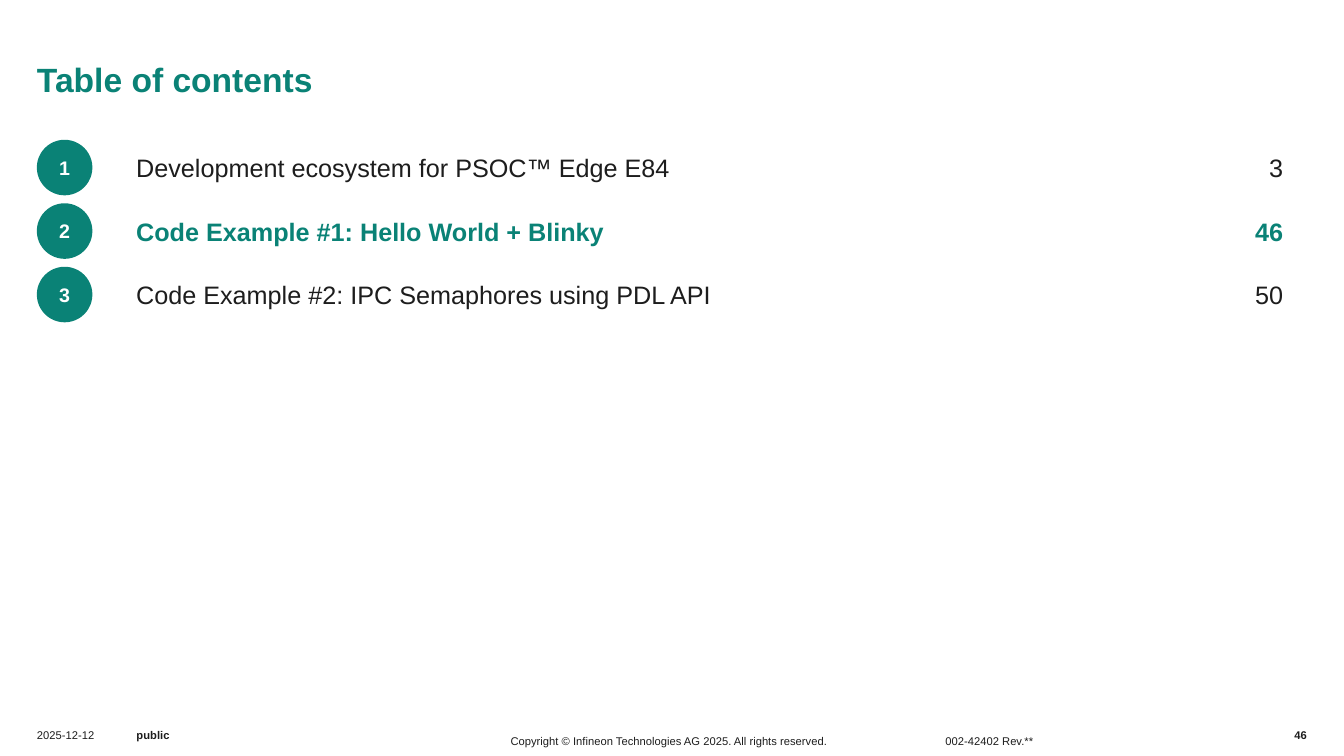
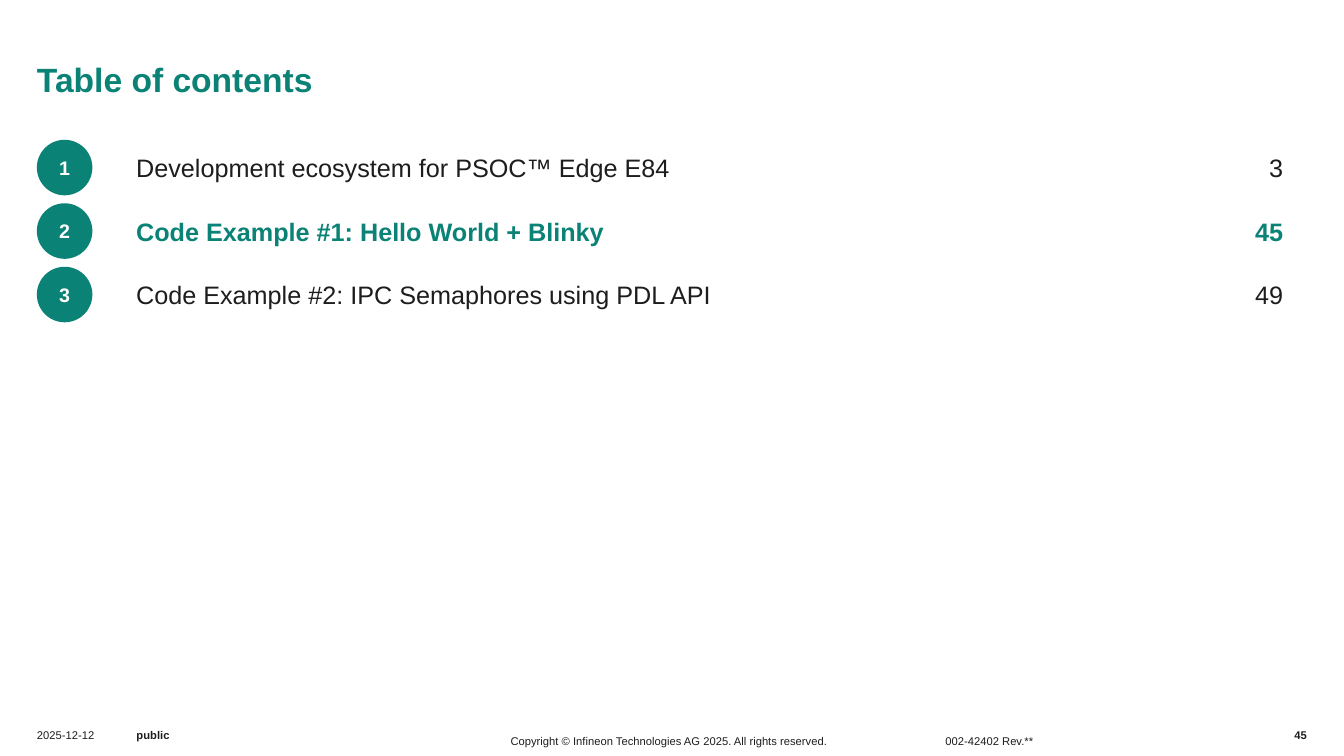
Before and after one commit to luisreynosoIFX/mtb-training-psoc-edge-e84-intro-ecosystem, a slide deck: slide 45 of .internal/Presentation/PSE84_Introductory_Ecosystem_E2.pptx (slide 46 before the commit). Drawn at 1344x756 pixels with LibreOffice and Linux fonts; fonts in the diff are those of the drawing; background and template pictures are left out. Boxes give left, top, right and bottom in pixels: in the first picture for what was removed or moved away, otherwise in the second. Text is boxed around its words. In the diff, an @@ line names an element or a change of style, - is before the commit and + after.

```diff
--- a/.internal/Presentation/PSE84_Introductory_Ecosystem_E2.pptx
+++ b/.internal/Presentation/PSE84_Introductory_Ecosystem_E2.pptx
@@ text at (1255, 223, 1283, 242): text changed @@
-46
+45
@@ text at (1255, 286, 1283, 305): text changed @@
-  50
+  49
@@ page number at (1294, 731, 1306, 742): text changed @@
-46
+45
```
Also in this commit, not shown: 6 other slides changed, 3 slides removed, 5 other files.
